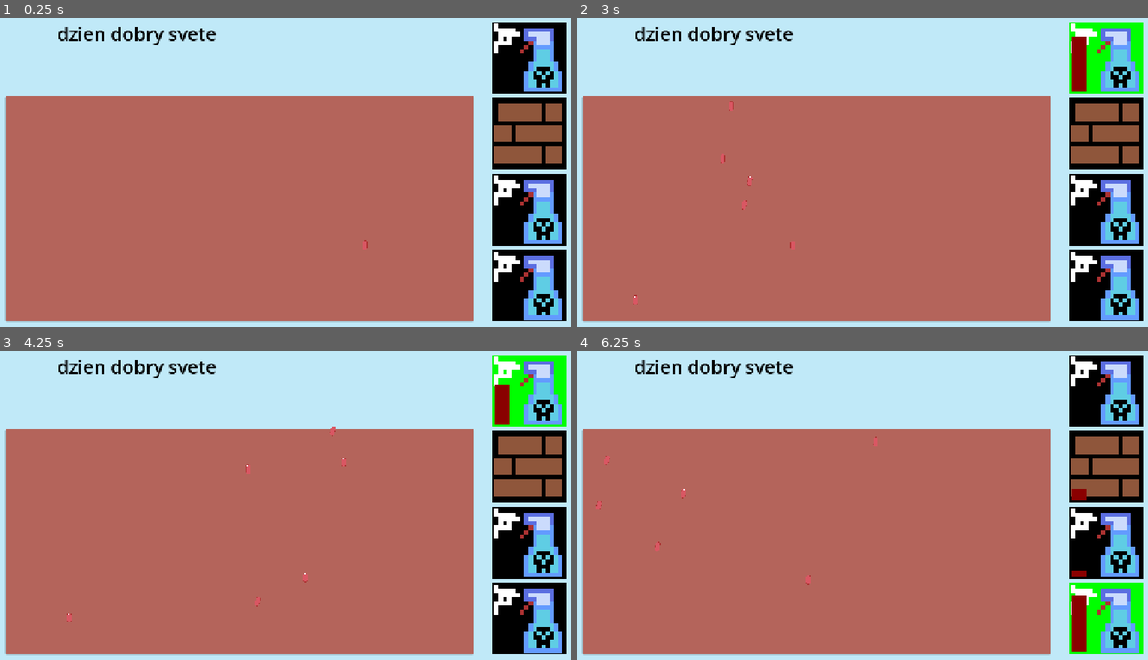
Above: before the commit, frames 1-4 (two rows, left to right).
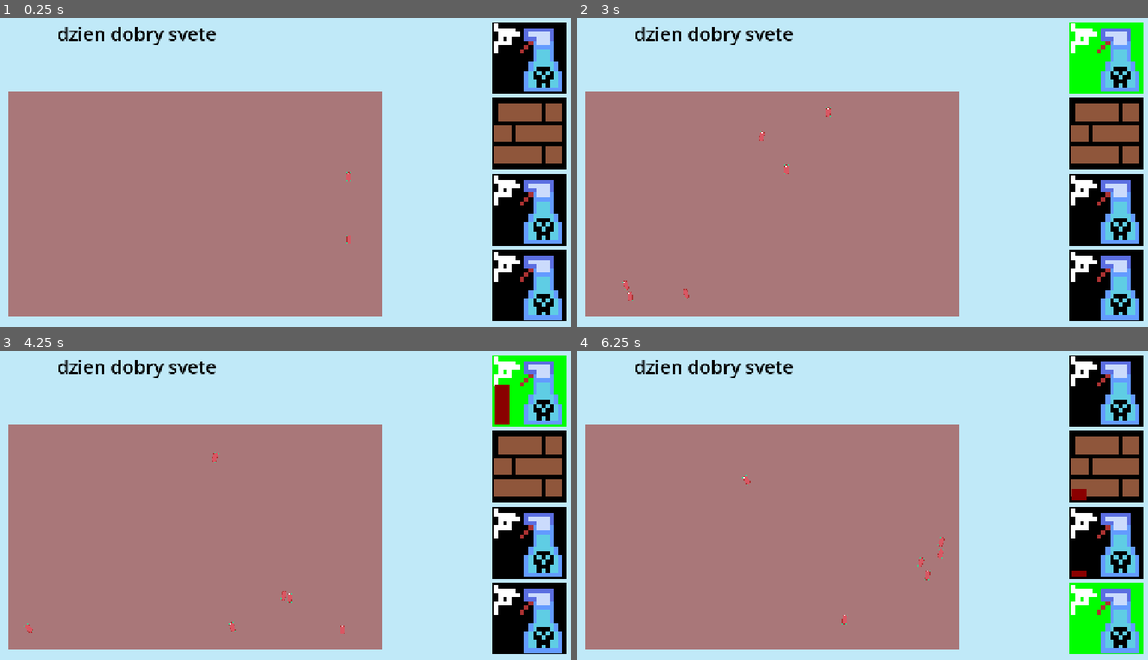
Above: after the commit, the same moments.

Repository: Matuush/gmtk2026
Game: Godot game, scene res://scenes/main.tscn
The game is run twice, just before and just after one commit, with the same random seed, the same clock (stepped at 60 frames per second) and the same inputs.
Inputs (mouse positions are in pixels of both pictures, inside the frame that each line leads up to):
- Up to frame 1 (0.25 s): no input
- Up to frame 2 (3 s): click (1108, 58) at 0.52 s; click (1108, 58) at 1.27 s; click (1108, 58) at 2.02 s; move the mouse to (993, 153) at 2.77 s; press the mouse at (993, 153) at 2.78 s
- Up to frame 3 (4.25 s): move the mouse to (165, 520) at 3.52 s; release the mouse at (165, 520) at 3.53 s; tap 1 (select_item_1) at 3.6 s; click (165, 520) at 3.8 s
- Up to frame 4 (6.25 s): move the mouse to (925, 431) at 4.27 s; hold 2 (select_item_2) 4.28-5.03 s; click (925, 431) at 4.55 s; move the mouse to (833, 573) at 5.02 s; tap 3 (select_item_3) at 5.1 s; click (833, 573) at 5.3 s; move the mouse to (1045, 554) at 5.77 s; hold 4 (select_item_4) from 5.78 s (still down); click (1045, 554) at 6.05 s

The runs differ from the first frame. In frame 1, 61% of the frame differs, in the area x 0-83%, y 23-99%; in frame 2, 62%; in frame 3, 61%; in frame 4, 62%, in the area x 0-90%, y 23-99%.

Commit message:
move simulation logic to its own scene outside game

Diff:
--- a/scenes/game/game.gd
+++ b/scenes/game/game.gd
@@ -1,63 +1,9 @@
 class_name game extends Node2D
-
-var AMOEBA_LIMIT : int = 6
-
-var my_time : float = 0.0
-static var enemies : Array = []
-static var killers : Array = []
-var window_size : Vector2 = DisplayServer.window_get_size()
-@export var amoeba_scene : PackedScene
-
-static var selected_item_button : offered_item_button = null
-
-var cursor_on_simulation : bool = false
 
 const killer_count : int = 4
 static var level_killers : Array[killer_enums.names] = [killer_enums.names.sanitizer, killer_enums.names.wall, killer_enums.names.sanitizer, killer_enums.names.sanitizer]
 
+static var selected_item_button : offered_item_button = null
+
 func _ready():
 	$KillerSelectionBox.make_items()
-
-func _process(delta: float) -> void:
-	pass
-
-func get_random_spawn_location() -> Vector2:
-	return Vector2(
-		randf_range(0, $SpawnArea.size.x),
-		randf_range(0, $SpawnArea.size.y)
-	)
-
-func _physics_process(delta: float) -> void:
-	my_time += delta
-	#print(my_time)
-	#
-
-	#if my_time > 2.0:
-		#remove_child($Game)
-	#position.x += 100 * delta
-	pass
-
-func _on_spawn_timer_timeout() -> void:
-	if enemies.size() < AMOEBA_LIMIT:
-		var new_amoeba = amoeba_scene.instantiate()
-		new_amoeba.position = get_random_spawn_location()
-
-		enemies.push_back(new_amoeba)
-		$SpawnArea.add_child(new_amoeba)
-
-func _on_spawn_area_gui_input(event: InputEvent) -> void:
-	#print("Got gui input")
-	if event.is_action_pressed("tower_place"):
-		if selected_item_button == null:
-			return
-		print("Trying to Make item")
-		if not selected_item_button.item_ready:
-			return
-		print("Making item")
-		selected_item_button.use_item()
-		var killer_scene : PackedScene = killer_enums.scene_dictionary[selected_item_button.button_item]
-		var new_killer = killer_scene.instantiate()
-		new_killer.position = get_viewport().get_mouse_position()
-		killers.push_back(new_killer)
-		add_child(new_killer)
-	pass # Replace with function body.
--- a/scenes/game/game.tscn
+++ b/scenes/game/game.tscn
@@ -1,12 +1,11 @@
 [gd_scene format=3 uid="uid://biyxwrrfhvetw"]
 
 [ext_resource type="Script" uid="uid://cbet5unfc6y0i" path="res://scenes/game/game.gd" id="1_0sr1o"]
-[ext_resource type="PackedScene" uid="uid://c3tj650y80uvk" path="res://scenes/game/organisms/amoeba.tscn" id="4_kelw5"]
+[ext_resource type="PackedScene" uid="uid://cxfqh24fd71v" path="res://scenes/game/ui_elements/simulation.tscn" id="4_5i0tg"]
 [ext_resource type="PackedScene" uid="uid://cqnqhvs2fuek1" path="res://scenes/game/ui_elements/killer_selection_box.tscn" id="4_lfrn8"]
 
 [node name="Game" type="Node2D" unique_id=683943009]
 script = ExtResource("1_0sr1o")
-amoeba_scene = ExtResource("4_kelw5")
 
 [node name="BackGround" type="ColorRect" parent="." unique_id=1391499599]
 offset_right = 1280.0
@@ -22,21 +21,6 @@
 theme_override_font_sizes/font_size = 40
 text = "dzien dobry svete"
 
-[node name="SpawnTimer" type="Timer" parent="." unique_id=1733036146]
-wait_time = 0.2
-autostart = true
-
-[node name="SpawnArea" type="PanelContainer" parent="." unique_id=1844137094]
-offset_left = 40.0
-offset_top = 200.0
-offset_right = 1040.0
-offset_bottom = 680.0
-
-[node name="ColorRect" type="ColorRect" parent="SpawnArea" unique_id=1517164358]
-layout_mode = 2
-mouse_filter = 2
-color = Color(0.70454127, 0.39328787, 0.35847905, 1)
-
 [node name="KillerSelectionBox" parent="." unique_id=1654676121 instance=ExtResource("4_lfrn8")]
 offset_left = 1080.0
 offset_top = 40.0
@@ -44,5 +28,5 @@
 offset_bottom = 680.0
 alignment = 0
 
-[connection signal="timeout" from="SpawnTimer" to="." method="_on_spawn_timer_timeout"]
-[connection signal="gui_input" from="SpawnArea" to="." method="_on_spawn_area_gui_input"]
+[node name="Simulation" parent="." unique_id=108406509 instance=ExtResource("4_5i0tg")]
+position = Vector2(45, 189)
--- a/scenes/game/organisms/amoeba.gd
+++ b/scenes/game/organisms/amoeba.gd
@@ -1,8 +1,8 @@
 class_name amoeba extends organism
 
 func die() -> void:
-	var index = game.enemies.find($".")
-	game.enemies.remove_at(index)
+	var index = simulation.enemies.find($".")
+	simulation.enemies.remove_at(index)
 	var parent_scene = get_parent()
 	parent_scene.remove_child($".")
 	queue_free()
--- a/scenes/game/organisms/amoeba.tscn
+++ b/scenes/game/organisms/amoeba.tscn
@@ -15,7 +15,6 @@
 shape = SubResource("CapsuleShape2D_oyn23")
 
 [node name="ColorRect" type="ColorRect" parent="." unique_id=1175198685]
-visible = false
 anchors_preset = 8
 anchor_left = 0.5
 anchor_top = 0.5
--- /dev/null
+++ b/scenes/game/ui_elements/simulation.gd
@@ -0,0 +1,47 @@
+class_name simulation extends Node2D
+
+static var area_size : Vector2 = Vector2(800.0, 480.0)
+static var border_width : float = 32.0
+
+const AMOEBA_LIMIT : int = 6
+
+var my_time : float = 0.0
+static var enemies : Array = []
+static var killers : Array = []
+@export var amoeba_scene : PackedScene
+
+var cursor_on_simulation : bool = false
+
+func get_random_spawn_location() -> Vector2:
+	return Vector2(
+		randf_range(border_width, area_size.x - border_width),
+		randf_range(border_width, area_size.y - border_width)
+	)
+
+func _physics_process(delta: float) -> void:
+	my_time += delta
+	pass
+
+func _on_spawn_timer_timeout() -> void:
+	if enemies.size() < AMOEBA_LIMIT:
+		var new_amoeba = amoeba_scene.instantiate()
+		new_amoeba.position = get_random_spawn_location()
+
+		enemies.push_back(new_amoeba)
+		add_child(new_amoeba)
+
+func _on_background_gui_input(event: InputEvent) -> void:	#print("Got gui input")
+	if event.is_action_pressed("tower_place"):
+		if game.selected_item_button == null:
+			return
+		print("Trying to Make item")
+		if not game.selected_item_button.item_ready:
+			return
+		print("Making item")
+		game.selected_item_button.use_item()
+		var killer_scene : PackedScene = killer_enums.scene_dictionary[game.selected_item_button.button_item]
+		var new_killer = killer_scene.instantiate()
+
+		new_killer.position = get_local_mouse_position()
+		killers.push_back(new_killer)
+		add_child(new_killer)
--- /dev/null
+++ b/scenes/game/ui_elements/simulation.tscn
@@ -0,0 +1,50 @@
+[gd_scene format=3 uid="uid://cxfqh24fd71v"]
+
+[ext_resource type="Script" uid="uid://dul6gpjal1aus" path="res://scenes/game/ui_elements/simulation.gd" id="1_ictt6"]
+[ext_resource type="PackedScene" uid="uid://c3tj650y80uvk" path="res://scenes/game/organisms/amoeba.tscn" id="2_f50vh"]
+
+[sub_resource type="RectangleShape2D" id="RectangleShape2D_oyn23"]
+size = Vector2(32, 480)
+
+[sub_resource type="RectangleShape2D" id="RectangleShape2D_fxtjd"]
+size = Vector2(736, 32)
+
+[sub_resource type="RectangleShape2D" id="RectangleShape2D_0wu85"]
+size = Vector2(32, 480)
+
+[sub_resource type="RectangleShape2D" id="RectangleShape2D_7m1al"]
+size = Vector2(736, 32)
+
+[node name="Simulation" type="Node2D" unique_id=108406509]
+script = ExtResource("1_ictt6")
+amoeba_scene = ExtResource("2_f50vh")
+
+[node name="Background" type="ColorRect" parent="." unique_id=1090348840]
+offset_right = 800.0
+offset_bottom = 480.0
+color = Color(0.66290987, 0.46607208, 0.47471946, 1)
+
+[node name="Borders" type="StaticBody2D" parent="." unique_id=1126762937]
+
+[node name="Left" type="CollisionShape2D" parent="Borders" unique_id=1624267258]
+position = Vector2(16, 240)
+shape = SubResource("RectangleShape2D_oyn23")
+
+[node name="Up" type="CollisionShape2D" parent="Borders" unique_id=712990757]
+position = Vector2(400, 16)
+shape = SubResource("RectangleShape2D_fxtjd")
+
+[node name="Right" type="CollisionShape2D" parent="Borders" unique_id=1910349576]
+position = Vector2(784, 240)
+shape = SubResource("RectangleShape2D_0wu85")
+
+[node name="Down" type="CollisionShape2D" parent="Borders" unique_id=1907110020]
+position = Vector2(400, 464)
+shape = SubResource("RectangleShape2D_7m1al")
+
+[node name="SpawnTimer" type="Timer" parent="." unique_id=345211012]
+wait_time = 0.1
+autostart = true
+
+[connection signal="gui_input" from="Background" to="." method="_on_background_gui_input"]
+[connection signal="timeout" from="SpawnTimer" to="." method="_on_spawn_timer_timeout"]
Not shown, added: scenes/game/ui_elements/simulation.gd.uid
